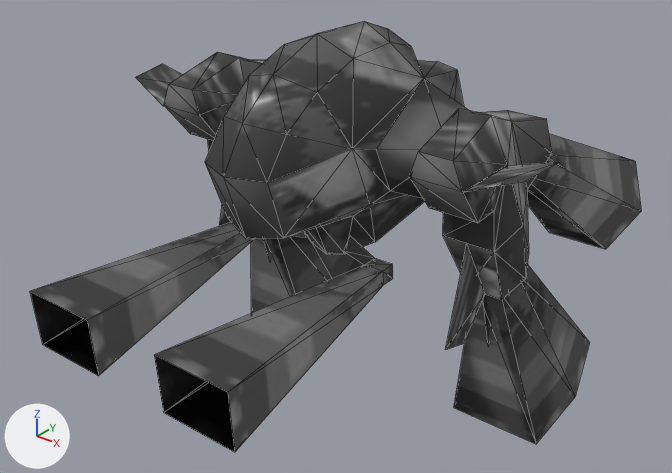
Before and after pictures for a commit that changed the glTF model packages/client/public/models/units/fortress.glb.
Before and after are seen from a camera (50 mm lens) standing at (2.37, -3.06, 2.78) and looking at (-0.04, -0.05, 0.91). Arrows for +X, +Y and +Z are at lower left; the lights stay in place. The older version comes first. Mesh edges are drawn as thin lines. Vertices at exactly the same position are counted once.

Names of what the first picture shows: 'root'.
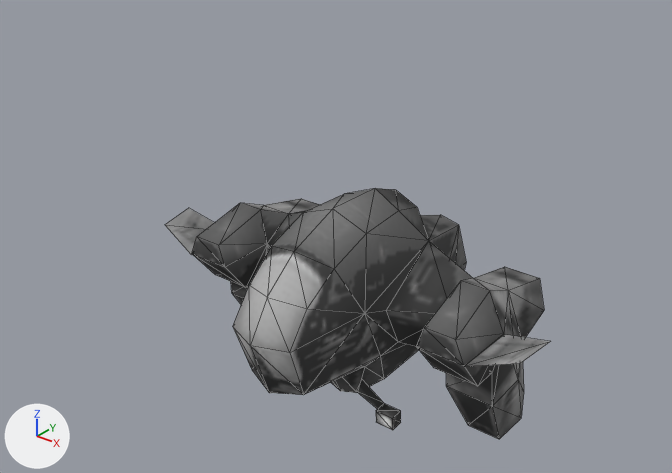
What differs and where, as boxes (x1, y1, x2, y2) in the pictures (672 x 473 px; the box of a moved part takes in the faces that stretch with it):
'root', recoloured, reshaped (37% narrower, 42% shorter)
    before: (30, 21, 641, 453)
    after: (165, 188, 550, 439)
part 1 of me_hull, moved or reshaped
    before: (136, 64, 182, 106)
    after: (165, 208, 214, 255)
part 2 of me_hull, moved or reshaped
    before: (164, 21, 560, 300)
    after: (192, 188, 550, 439)
part 3 of me_hull, deleted
    before: (30, 134, 641, 453)
part 4 of me_hull, added
    after: (356, 380, 401, 430)

What changed in the scene script:
```text
Change mat_unit:
    remove n2 = _N.new('ShaderNodeMix'); n2.name = 'Mix'
    remove n2.data_type = 'RGBA'
    remove n2.blend_type = 'MULTIPLY'
    remove n2.inputs[0].default_value = 1.0  # 'Factor'
    remove n3 = _N.new('ShaderNodeVertexColor'); n3.name = 'Color Attribute'
    where n0 = _N.new('ShaderNodeBsdfPrincipled'); n0.name = 'Principled BSDF'
    where n4 = _N.new('ShaderNodeTexImage'); n4.name = 'Image Texture'
    remove _L.new(n2.outputs[2], n0.inputs[0])  # 'Result' to 'Base Color'
    remove _L.new(n3.outputs[0], n2.inputs[7])  # 'Color' to 'B'
    remove _L.new(n4.outputs[0], n2.inputs[6])  # 'Color' to 'A'
    add _L.new(n4.outputs[0], n0.inputs[0])  # 'Color' to 'Base Color'
Change me_hull:
    used by ob_root; location = (0.0, 0.0, 0.0)
    remove me_hull.from_pydata(...)  # 255 vertices, 348 faces; spans x -1.05..1.05, y -1.33..1.33, z 0.0..1.89
    add me_hull.from_pydata(...)  # 143 vertices, 256 faces; spans x -1.05..1.05, y -0.68..0.68, z 0.0..1.09
    me_hull part 1: the loose piece of 4 vertices spanning x -1.05..-0.8, y -0.36..-0.07, z 1.46..1.57 is moved by (0.0, 0.1, -0.8)
    me_hull part 2: the loose piece of 117 vertices spanning x -0.84..1.05, y -0.78..0.58, z 0.8..1.89 is moved by (0.0, 0.1, -0.8)
    me_hull part 3: 20 loose pieces with 134 vertices, spanning x -0.96..0.96, y -1.33..1.33, z 0.0..1.5, are deleted
    me_hull part 4
    14 vertices are added at x -0.4..0.32, y -0.2..-0.08, z 0.12..0.22
    8 new vertices lie (0.09, 0.0, 0.0) away from vertices in x -0.4..0.32, y -0.2..-0.13, z 0.12..0.19
    28 new faces join them
```
